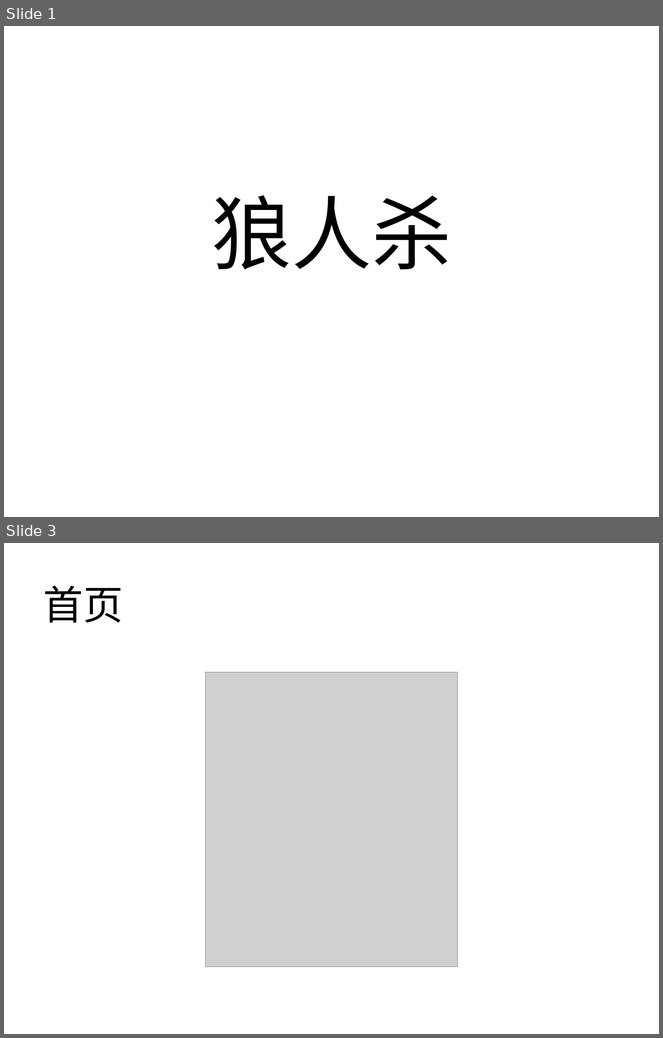
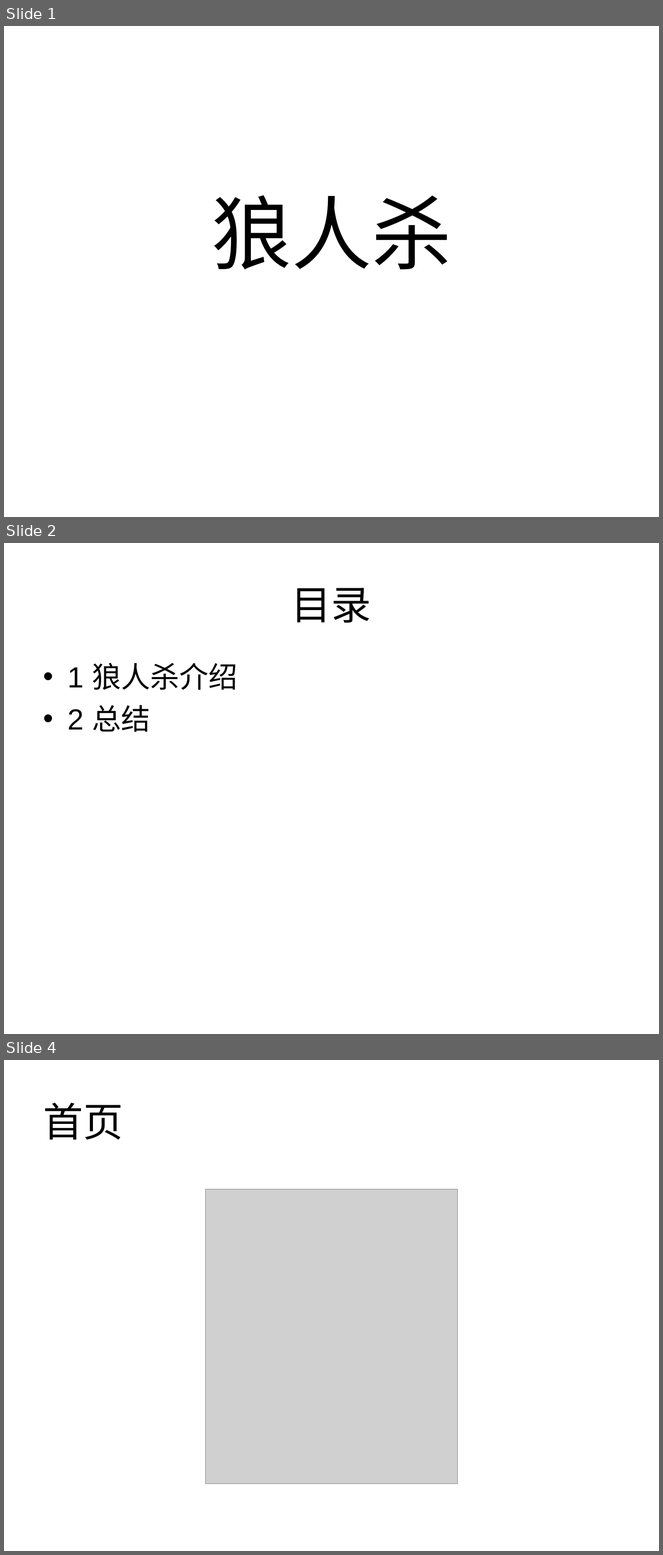
Before and after one commit to shengxiaa/shengxia, a slide deck: 狼人杀.ppt. Shown one above the other, each under a label of ours: slides 1 and 3 before the commit, slides 1, 2 and 4 after it; the slides between them are not shown. The pictures are 663x1038 and 663x1555 pixels, drawn with LibreOffice and Linux fonts; fonts in the diff are those of the drawing; grey boxes stand for pictures; background and template pictures are left out. Boxes give left, top, right and bottom in pixels: in the first picture for what was removed or moved away, otherwise in the second. Text is boxed around its words. In the diff, an @@ line names an element or a change of style, - is before the commit and + after.

```diff
--- a/狼人杀.ppt
+++ b/狼人杀.ppt
@@ slide 2 added at (x1=4, y1=543, x2=659, y2=1034), background picture (left out) @@
@@ title added at (x1=292, y1=588, x2=372, y2=623), 44 pt, text #000000 @@
+目录
@@ text added at (x1=68, y1=663, x2=237, y2=732), 32 pt, text #000000 @@
+• 1 狼人杀介绍
+• 2 总结
@@ what was slide 3 is now slide 4 @@
```
Also in this commit, not shown: 1 slide changed, 1 other slide added.
